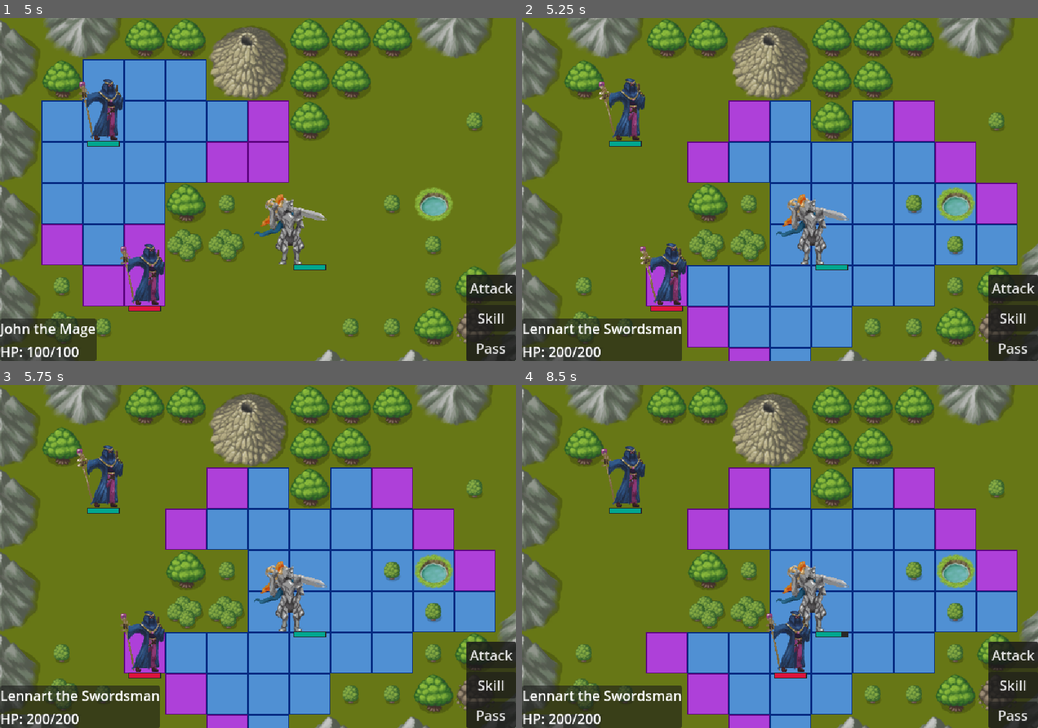
Above: before the commit, frames 1-4 (two rows, left to right).
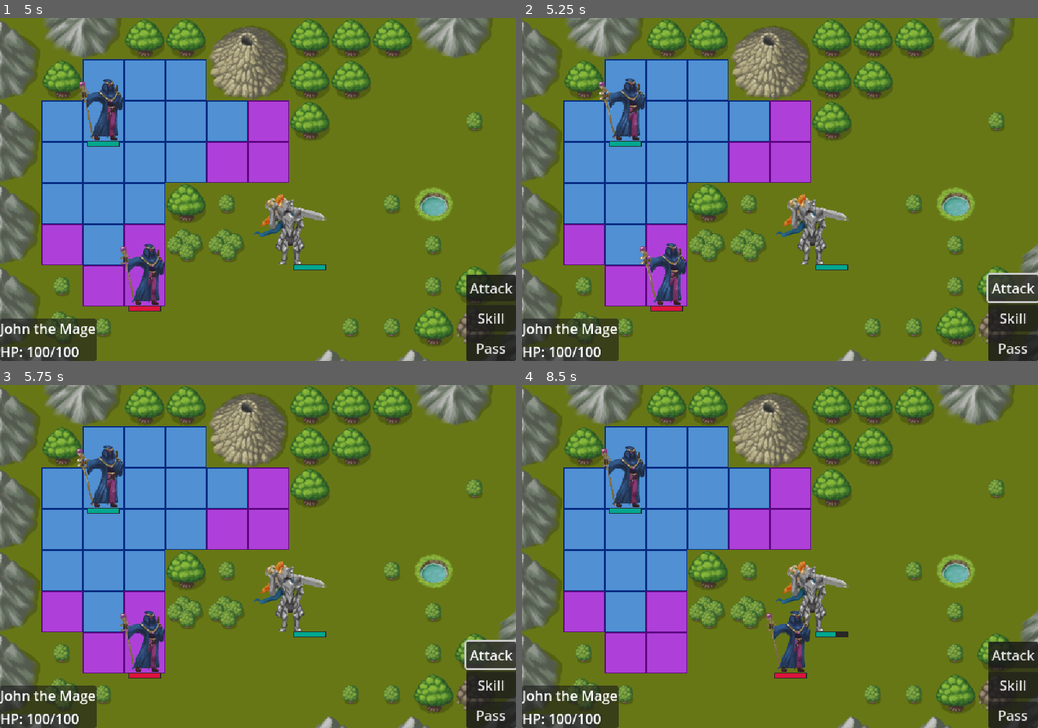
Above: after the commit, the same moments.

Repository: julKara/Defeat_the_Demonlord
Game: Godot game, scene res://src/Worlds/World_1/Levels/Level_1-1.tscn
Same seed, same stepped clock (60 frames per second), same inputs: the game is played once before the commit and once after it.
Inputs (mouse positions are in pixels of both pictures, inside the frame that each line leads up to):
- Up to frame 1 (5 s): move the mouse to (371, 172) at 0.52 s; press the mouse at (371, 172) at 0.53 s; move the mouse to (154, 206) at 1.27 s; release the mouse at (154, 206) at 1.28 s; click (154, 206) at 1.35 s; tap Enter at 2, 3.5 s; move the mouse to (309, 114) at 2.02 s; press the mouse at (309, 114) at 2.03 s; tap Space at 2.75 s; move the mouse to (232, 258) at 2.77 s; release the mouse at (232, 258) at 2.78 s; click (232, 258) at 2.85 s; move the mouse to (412, 240) at 3.52 s; press the mouse at (412, 240) at 3.53 s; move the mouse to (103, 138) at 4.27 s; release the mouse at (103, 138) at 4.28 s; click (103, 138) at 4.35 s
- Up to frame 2 (5.25 s): click "Attack" at 5 s
- Up to frame 3 (5.75 s): no input
- Up to frame 4 (8.5 s): click "Skill" at 5.75 s; click "Pass" at 6.5 s; move the mouse to (805, 556) at 7.27 s; press the mouse at (805, 556) at 7.28 s; release the mouse at (805, 556) at 8 s; click (1012, 655) at 8 s, where only the run before the commit has a clickable "Attack"

Frame 1 is identical in both runs. In frame 2, 48% of the frame differs, in the area x 0-100%, y 12-100%; in frame 3, 48%; in frame 4, 47%.

Commit message:
win & loss conditions started

Diff:
--- a/src/Combat/battle_handler.gd
+++ b/src/Combat/battle_handler.gd
@@ -95,6 +95,12 @@
 
 	# Death behavoiur
 	dead_actor.set_state(dead_actor.UnitState.DEAD)	# Dead state - updates animation
-	character_manager.character_list.erase(dead_actor)	# Remove character from list in manager
+	character_manager.character_list.erase(dead_actor)	# Remove character from character_list in manager
 	dead_actor.queue_free()	# Remove actor from world
 	character_manager.num_characters -= 1
+
+	# Removes character from player/enemy list
+	if dead_actor.is_friendly == true:
+		character_manager.player_list.erase(dead_actor)
+	else:
+		character_manager.enemy_list.erase(dead_actor)
--- a/src/Level/GUI/default_attack.gd
+++ b/src/Level/GUI/default_attack.gd
@@ -19,4 +19,7 @@
 
 	battle_handler.perform_battle(attacker, target)
 
+	# TEMPORARY solution for turn ending before attack was done, causing enemies to attack while dead
+	await get_tree().create_timer(1.00).timeout
+
 	pass_turn._pressed()
--- a/src/Level/GUI/stand_button.gd
+++ b/src/Level/GUI/stand_button.gd
@@ -5,10 +5,15 @@
 @onready var draw_path: Node2D = $"../../../../../DrawPath"
 @onready var actor_info: PanelContainer = $"../../../ActorInfo"
 @onready var actions_menu: PanelContainer = $"../.."
+@onready var win_loss_condition: Node2D = $"../../../../../WinLossCondition"
+
 
 var counter: int = 0
 
 func _pressed() -> void:
+	# Check if a win/loss condition has been met
+	win_loss_condition.check_conditions()
+
 	# Find the behaviour node of the current character
 	var all_children = character_manager.current_character.get_children()
 	var behaviour_node
--- /dev/null
+++ b/src/Level/win_loss_condition.gd
@@ -0,0 +1,19 @@
+extends Node2D
+
+@onready var character_manager: Node2D = $"../TileMapLayer/CharacterManager"
+
+func check_conditions():
+	# If all enemy characters are dead -> win
+	if character_manager.enemy_list.is_empty():
+		win()
+
+	# If all player characters are dead -> lose
+	if character_manager.player_list.is_empty():
+		lose()
+
+
+func win():
+	print("victory :3")
+
+func lose():
+	print("game over :(")
--- a/src/Units/character_manager.gd
+++ b/src/Units/character_manager.gd
@@ -9,6 +9,8 @@
 var current_character
 var selected_target	# FIX TARGETING
 var num_characters: int
+var player_list: Array
+var enemy_list: Array
 
 func _ready() -> void:
 	# Default value for starting character
@@ -21,6 +23,14 @@
 
 	num_characters = character_list.size()
 
+	# Set up player and enemy lists
+	for character in character_list:
+		if character.is_friendly == true:
+			player_list.append(character)
+		else:
+			enemy_list.append(character)
+
+
 
 func set_current_character(character) -> void:
 	current_character = character
--- a/src/Worlds/World_1/Levels/Level_1-1.tscn
+++ b/src/Worlds/World_1/Levels/Level_1-1.tscn
@@ -14,6 +14,7 @@
 [ext_resource type="Script" uid="uid://dso7okpirndht" path="res://src/Level/GUI/actor_info.gd" id="12_ky5eb"]
 [ext_resource type="PackedScene" uid="uid://cats61ytkbbvj" path="res://src/PathVisuals/draw_path.tscn" id="13_jamn3"]
 [ext_resource type="Script" uid="uid://bjl544x2g0v72" path="res://src/Combat/battle_handler.gd" id="14_c4lxs"]
+[ext_resource type="Script" uid="uid://nm7v2oerrihf" path="res://src/Level/win_loss_condition.gd" id="15_6mxkn"]
 
 [sub_resource type="GDScript" id="GDScript_ic0uy"]
 script/source = "extends Node2D
@@ -198,13 +199,13 @@
 speed = 4.0
 metadata/_custom_type_script = "uid://dfeqtmcp7uacl"
 
-[sub_resource type="Resource" id="Resource_iucr1"]
+[sub_resource type="Resource" id="Resource_n0kbp"]
 resource_local_to_scene = true
 script = ExtResource("5_n0kbp")
 curr_health = 100
 max_health = 100
 phys_attack = 20
-mag_attack = 60
+mag_attack = 100
 phys_defense = 10
 mag_defense = 30
 crit_chance = 10
@@ -269,19 +270,19 @@
 
 [node name="playable_unit" parent="TileMapLayer/Actors" instance=ExtResource("4_e1a87")]
 position = Vector2(120, 120)
-stats = SubResource("Resource_bq4wg")
+stats = SubResource("Resource_iucr1")
 profile = ExtResource("6_hhk72")
 is_friendly = true
 
 [node name="playable_unit2" parent="TileMapLayer/Actors" instance=ExtResource("4_e1a87")]
 position = Vector2(360, 264)
-stats = SubResource("Resource_6mxkn")
+stats = SubResource("Resource_e1a87")
 profile = ExtResource("7_8y1rk")
 is_friendly = true
 
 [node name="enemy_unit" parent="TileMapLayer/Actors" instance=ExtResource("4_e1a87")]
 position = Vector2(168, 312)
-stats = SubResource("Resource_iucr1")
+stats = SubResource("Resource_n0kbp")
 profile = ExtResource("8_na0ed")
 
 [node name="GUI" type="CanvasLayer" parent="."]
@@ -338,3 +339,6 @@
 
 [node name="AnimationTimer" type="Timer" parent="BattleHandler"]
 one_shot = true
+
+[node name="WinLossCondition" type="Node2D" parent="."]
+script = ExtResource("15_6mxkn")
Not shown, added: src/Level/win_loss_condition.gd.uid
Not shown: 3 places in src/Worlds/World_1/Levels/Level_1-1.tscn that only renumber resources
